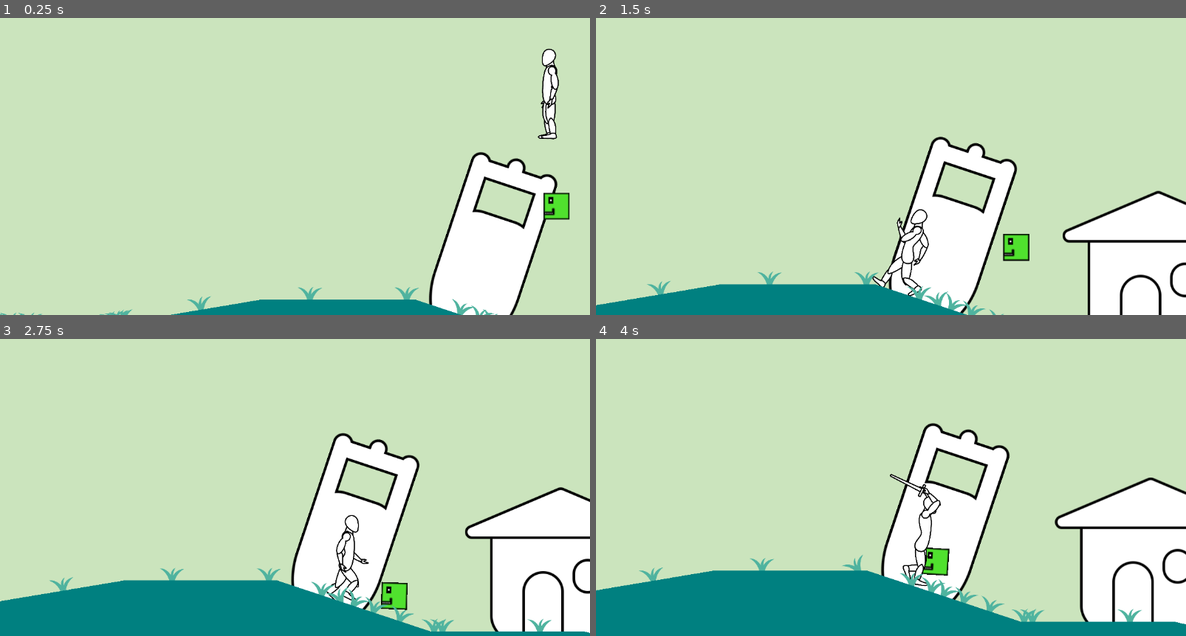
Above: before the commit, frames 1-4 (two rows, left to right).
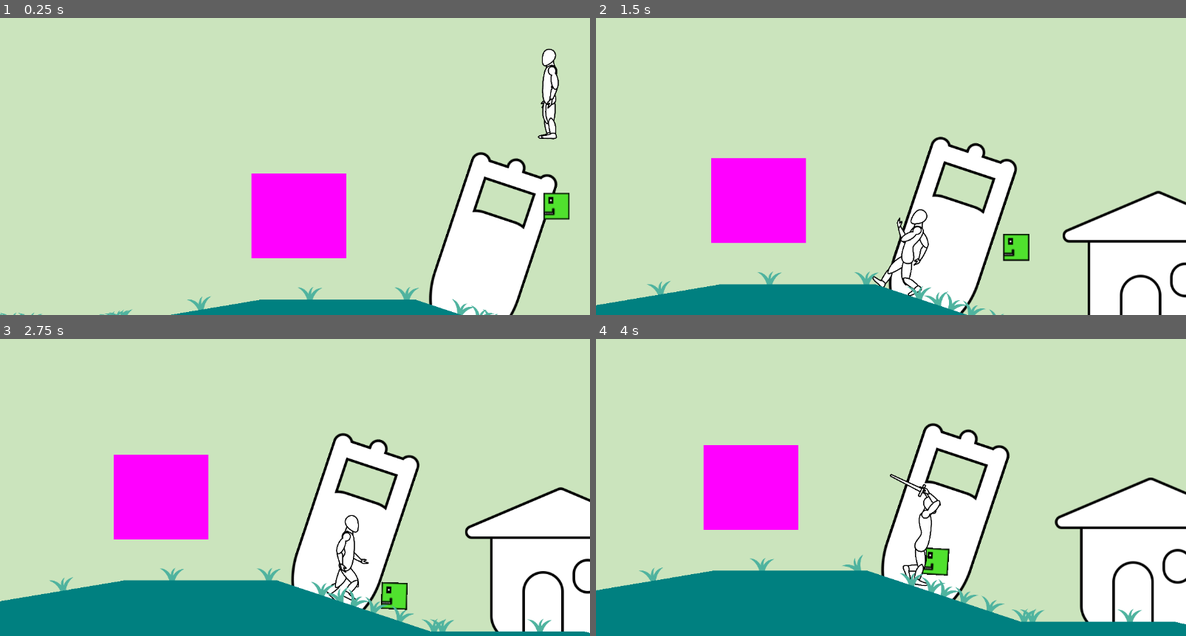
Above: after the commit, the same moments.

Repository: kir-55/TheArmheide
Game: Godot game, scene res://Scenes/Game.tscn
Same seed, same stepped clock (60 frames per second), same inputs: the game is played once before the commit and once after it. The engine's default icon, where the game draws it, is replaced by a stand-in: a white triangle on a blue panel in a dark square.
Inputs (mouse positions are in pixels of both pictures, inside the frame that each line leads up to):
- Up to frame 1 (0.25 s): no input
- Up to frame 2 (1.5 s): move the mouse to (1020, 133) at 0.52 s; press the mouse at (1020, 133) at 0.53 s; move the mouse to (773, 166) at 1.27 s; release the mouse at (773, 166) at 1.28 s; click (773, 166) at 1.35 s
- Up to frame 3 (2.75 s): move the mouse to (354, 398) at 2.02 s; press the mouse at (354, 398) at 2.03 s
- Up to frame 4 (4 s): move the mouse to (861, 537) at 2.77 s; release the mouse at (861, 537) at 2.78 s; click (861, 537) at 2.85 s; move the mouse to (1068, 520) at 3.52 s; press the mouse at (1068, 520) at 3.53 s

The runs differ from the first frame. In frame 1, 4.6% of the frame differs, in the area x 42-59%, y 52-81%; in frame 2, 4.6%, in the area x 19-36%, y 47-76%; in frame 3, 4.6%; in frame 4, 4.6%.

Commit message:
Updated enemy functionality (now the enemy has a timer to get closest enemy in range)

Diff:
--- a/Scenes/Game.tscn
+++ b/Scenes/Game.tscn
@@ -1,6 +1,6 @@
-[gd_scene load_steps=11 format=3 uid="uid://b232mspaehrfk"]
+[gd_scene load_steps=13 format=3 uid="uid://b232mspaehrfk"]
 
-[ext_resource type="PackedScene" uid="uid://gs87w8kxkxqk" path="res://Scenes/player.tscn" id="2_ak363"]
+[ext_resource type="PackedScene" uid="uid://gs87w8kxkxqk" path="res://Scenes/Player.tscn" id="2_ak363"]
 [ext_resource type="Script" path="res://Scripts/camera.gd" id="3_6coef"]
 [ext_resource type="Shader" uid="uid://bdq6jcim2vtvq" path="res://line.tres" id="4_tcox1"]
 [ext_resource type="PackedScene" uid="uid://dou4shwlwq4ya" path="res://Scenes/grasss.tscn" id="5_dvx3f"]
@@ -12,6 +12,11 @@
 
 [sub_resource type="ShaderMaterial" id="ShaderMaterial_q1l2d"]
 shader = ExtResource("4_tcox1")
+
+[sub_resource type="RectangleShape2D" id="RectangleShape2D_25utg"]
+size = Vector2(187, 163)
+
+[sub_resource type="PlaceholderTexture2D" id="PlaceholderTexture2D_t34yf"]
 
 [node name="Game" type="Node2D"]
 position = Vector2(1, 1)
@@ -53,3 +58,15 @@
 
 [node name="Enemy" parent="." instance=ExtResource("10_t63s6")]
 position = Vector2(604, 380)
+
+[node name="TestTarget" type="CharacterBody2D" parent="." groups=["villagers"]]
+position = Vector2(-21, 293)
+
+[node name="CollisionShape2D" type="CollisionShape2D" parent="TestTarget"]
+position = Vector2(83.5, 71.5)
+shape = SubResource("RectangleShape2D_25utg")
+
+[node name="Sprite2D" type="Sprite2D" parent="TestTarget"]
+position = Vector2(83.5, 72)
+scale = Vector2(185, 166)
+texture = SubResource("PlaceholderTexture2D_t34yf")
--- a/Scenes/Player.tscn
+++ b/Scenes/Player.tscn
@@ -1225,7 +1225,7 @@
 nodes/walking_legs/position = Vector2(340, 460)
 node_connections = [&"Add2", 0, &"arms_state", &"Add2", 1, &"walking_legs", &"arms_state", 0, &"Animation 4", &"arms_state", 1, &"Animation 3", &"arms_state", 2, &"Animation", &"output", 0, &"Add2", &"walking_legs", 0, &"Animation 5", &"walking_legs", 1, &"Animation 2"]
 
-[node name="Player" type="CharacterBody2D" groups=["willagers"]]
+[node name="Player" type="CharacterBody2D" groups=["villagers"]]
 position = Vector2(550, -1)
 collision_layer = 2
 script = ExtResource("1_oy3o2")
@@ -1255,119 +1255,119 @@
 
 [node name="FootBack" type="Sprite2D" parent="Flippable/Parts"]
 z_index = -1
-position = Vector2(283.433, 890.944)
-rotation = -0.34322
+position = Vector2(466.005, 985.328)
+rotation = -0.157772
 scale = Vector2(0.999977, 0.999977)
 texture = ExtResource("2_wi2do")
 offset = Vector2(-31.9269, 3)
 
 [node name="CalfBack" type="Sprite2D" parent="Flippable/Parts"]
 z_index = -2
-position = Vector2(235.533, 791.898)
-rotation = -0.513102
-scale = Vector2(0.99998, 0.99998)
+position = Vector2(419.865, 885.45)
+rotation = -0.495407
+scale = Vector2(0.999979, 0.999979)
 texture = ExtResource("3_polev")
 offset = Vector2(-1.93497, 48)
 
 [node name="LegBack" type="Sprite2D" parent="Flippable/Parts"]
 z_index = -2
-position = Vector2(388.088, 726.728)
-rotation = 1.2397
+position = Vector2(390.857, 722.114)
+rotation = -0.10314
 scale = Vector2(0.999984, 0.999984)
 texture = ExtResource("4_h2pnv")
 offset = Vector2(0, 72)
 
 [node name="FootFront" type="Sprite2D" parent="Flippable/Parts"]
 z_index = 1
-position = Vector2(532.364, 968.721)
-rotation = -0.414269
+position = Vector2(415.476, 910.225)
+rotation = -0.815081
 scale = Vector2(0.999977, 0.999977)
 texture = ExtResource("2_wi2do")
 offset = Vector2(-32.459, 3)
 
 [node name="CalfFront" type="Sprite2D" parent="Flippable/Parts"]
-position = Vector2(459.942, 883.288)
-rotation = -0.751168
+position = Vector2(316.387, 858.023)
+rotation = -1.13393
 scale = Vector2(0.999978, 0.999978)
 texture = ExtResource("3_polev")
 offset = Vector2(0, 50)
 
 [node name="LegFront" type="Sprite2D" parent="Flippable/Parts"]
 z_index = -1
-position = Vector2(405.841, 741.888)
-rotation = -0.325003
+position = Vector2(408.252, 737.682)
+rotation = 0.692427
 scale = Vector2(0.999982, 0.999982)
 texture = ExtResource("4_h2pnv")
 offset = Vector2(-3, 74)
 
 [node name="Head" type="Sprite2D" parent="Flippable/Parts"]
 z_index = 1
-position = Vector2(395.496, 409.063)
-rotation = -0.17501
-scale = Vector2(0.999988, 0.999988)
+position = Vector2(405.637, 404.707)
+rotation = -0.151793
+scale = Vector2(0.999987, 0.999987)
 texture = ExtResource("5_tdh2i")
 offset = Vector2(-15, -24)
 
 [node name="Neck" type="Sprite2D" parent="Flippable/Parts"]
 z_index = -1
-position = Vector2(396.121, 465.459)
-rotation = 3.11004
-scale = Vector2(0.999988, 0.999988)
+position = Vector2(404.952, 461.103)
+rotation = 3.13325
+scale = Vector2(0.999987, 0.999987)
 texture = ExtResource("6_di4k6")
 offset = Vector2(1.67726, 34.3009)
 
 [node name="HandBack" type="Sprite2D" parent="Flippable/Parts"]
 z_index = -3
-position = Vector2(440.176, 720.28)
-rotation = 0.346669
-scale = Vector2(0.999986, 0.999986)
-texture = ExtResource("7_j7ejh")
-offset = Vector2(-10, 26)
-
-[node name="LowarmBack" type="Sprite2D" parent="Flippable/Parts"]
-z_index = -1
-position = Vector2(467.272, 606.216)
-rotation = 0.225172
-scale = Vector2(0.999986, 0.999986)
-texture = ExtResource("8_0jtyr")
-offset = Vector2(-6, 56)
-
-[node name="ShoulderBack" type="Sprite2D" parent="Flippable/Parts"]
-z_index = -1
-position = Vector2(407.193, 488.424)
-rotation = -0.393841
-scale = Vector2(0.999988, 0.999988)
-texture = ExtResource("9_a4fc2")
-offset = Vector2(2, 57)
-
-[node name="HandFront" type="Sprite2D" parent="Flippable/Parts"]
-z_index = 2
-position = Vector2(264.951, 649.399)
-rotation = 1.52267
+position = Vector2(380.533, 716.588)
+rotation = 0.628591
 scale = Vector2(0.999985, 0.999985)
 texture = ExtResource("7_j7ejh")
 offset = Vector2(-10, 26)
 
+[node name="LowarmBack" type="Sprite2D" parent="Flippable/Parts"]
+z_index = -1
+position = Vector2(438.293, 614.566)
+rotation = 0.507093
+scale = Vector2(0.999985, 0.999985)
+texture = ExtResource("8_0jtyr")
+offset = Vector2(-6, 56)
+
+[node name="ShoulderBack" type="Sprite2D" parent="Flippable/Parts"]
+z_index = -1
+position = Vector2(415.488, 484.319)
+rotation = -0.095517
+scale = Vector2(0.999987, 0.999987)
+texture = ExtResource("9_a4fc2")
+offset = Vector2(2, 57)
+
+[node name="HandFront" type="Sprite2D" parent="Flippable/Parts"]
+z_index = 2
+position = Vector2(417.107, 732.053)
+rotation = 0.383978
+scale = Vector2(0.999985, 0.999985)
+texture = ExtResource("7_j7ejh")
+offset = Vector2(-10, 26)
+
 [node name="LowarmFront" type="Sprite2D" parent="Flippable/Parts"]
 z_index = 1
-position = Vector2(375.619, 623.238)
-rotation = 1.33747
+position = Vector2(439.697, 620.602)
+rotation = 0.198772
 scale = Vector2(0.999985, 0.999985)
 texture = ExtResource("8_0jtyr")
 offset = Vector2(-6.87169, 50.9186)
 
 [node name="ShoulderFront" type="Sprite2D" parent="Flippable/Parts"]
 z_index = 2
-position = Vector2(401.332, 498.513)
-rotation = 0.326763
-scale = Vector2(0.999987, 0.999987)
+position = Vector2(416.29, 495.423)
+rotation = -0.0613958
+scale = Vector2(0.999986, 0.999986)
 texture = ExtResource("9_a4fc2")
 offset = Vector2(3, 55)
 
 [node name="Body" type="Sprite2D" parent="Flippable/Parts"]
-position = Vector2(398.94, 726.448)
-rotation = -0.0354385
-scale = Vector2(0.999988, 0.999988)
+position = Vector2(401.712, 722.087)
+rotation = -0.012222
+scale = Vector2(0.999987, 0.999987)
 texture = ExtResource("10_od11n")
 offset = Vector2(-2.76303, -115.71)
 
@@ -1571,9 +1571,9 @@
 [node name="TheArmheideSword" type="Sprite2D" parent="."]
 visible = false
 z_index = -3
-position = Vector2(9.97766, 103.213)
-rotation = -2.9063
-scale = Vector2(0.249997, 0.249997)
+position = Vector2(-3.61957, 101.748)
+rotation = -2.62437
+scale = Vector2(0.249996, 0.249996)
 texture = ExtResource("11_a4inu")
 offset = Vector2(-0.213623, -130.364)
 
--- a/Scenes/enemy.tscn
+++ b/Scenes/enemy.tscn
@@ -34,3 +34,8 @@
 [node name="Follow" type="Node" parent="State Machine" node_paths=PackedStringArray("enemy")]
 script = ExtResource("5_wglmd")
 enemy = NodePath("../..")
+
+[node name="Timer" type="Timer" parent="."]
+wait_time = 0.5
+
+[connection signal="timeout" from="Timer" to="." method="_find_closest_target"]
--- a/Scripts/StateMachine/enemy_states/enemy_follow.gd
+++ b/Scripts/StateMachine/enemy_states/enemy_follow.gd
@@ -4,16 +4,13 @@
 @export var enemy : CharacterBody2D
 @export var move_speed := 120.0
 
-var target : CharacterBody2D
-
 func Enter():
-	target = get_tree().get_first_node_in_group("willagers")
 	print(self.name)
 
 
 func Physics_Update(delta: float):
-	if enemy.is_on_floor():
-		var direction = target.global_position - enemy.global_position
+	if enemy.is_on_floor() and enemy.current_closest_target:
+		var direction = enemy.current_closest_target.global_position - enemy.global_position
 
 		if direction.length() < 500:
 			enemy.velocity = direction.normalized() * move_speed
--- a/Scripts/StateMachine/enemy_states/enemy_idle.gd
+++ b/Scripts/StateMachine/enemy_states/enemy_idle.gd
@@ -6,8 +6,6 @@
 @export var move_speed := 120.0
 
 
-
-var target : CharacterBody2D
 var move_direction : Vector2
 var wander_time : float
 
@@ -18,7 +16,6 @@
 func Enter():
 	print(self.name)
 	randomize_wander()
-	target = get_tree().get_first_node_in_group("willagers")
 
 func Update(delta: float):
 	if wander_time > 0:
@@ -30,7 +27,8 @@
 	if enemy and enemy.is_on_floor():
 		enemy.velocity = move_direction * move_speed
 
-	var direction = target.global_position - enemy.global_position
+	if enemy.current_closest_target:
+		var direction = enemy.current_closest_target.global_position - enemy.global_position
 
-	if direction.length() < 500:
-		RequestTransition.emit(self, "Follow")
+		if direction.length() < 500:
+			RequestTransition.emit(self, "Follow")
--- a/Scripts/enemy.gd
+++ b/Scripts/enemy.gd
@@ -1,6 +1,11 @@
 extends CharacterBody2D
 
 const GRAVITY = 100
+
+var current_closest_target
+
+func _ready():
+	$Timer.start()
 
 func _physics_process(delta):
 	if velocity.x > 0:
@@ -16,3 +21,18 @@
 		var normal := get_floor_normal()
 		var offset := deg_to_rad(90)
 		rotation = lerp_angle(rotation, get_floor_normal().angle() + deg_to_rad(90), 0.1)
+
+
+func _find_closest_target(): #this is a signal from a timer
+	var targets = get_tree().get_nodes_in_group("villagers")
+
+	if targets and targets.size() > 0:
+		var min_dist = global_position.distance_to(targets[0].global_position)
+		var min_target = targets[0] #min_dist and min_target set beforehand to avoid comparing null
+
+		for target in targets:
+			var dist = global_position.distance_to(target.global_position)
+			if (dist < min_dist):
+				min_dist = dist
+				min_target = target
+		current_closest_target = min_target
